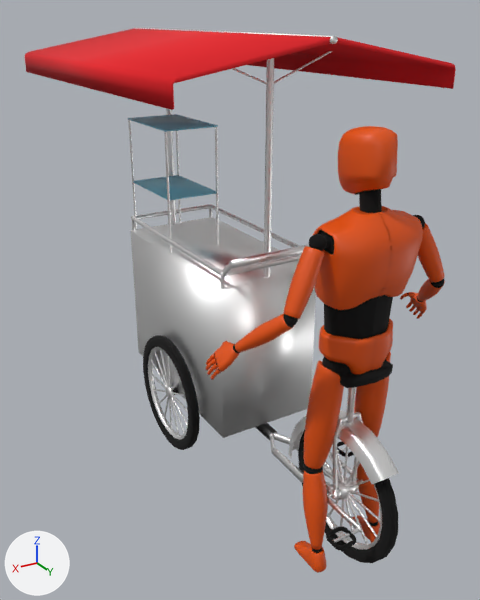
Renders of the glTF model 3d/cube3.glb from each side of a commit.
Camera for both pictures: a 50 mm camera at (153.0, 201.0, 213.0) aimed at (4.0, -48.0, 89.0). The lights are fixed; the arrows at lower left show +X, +Y and +Z. Where no turn or scale is listed for an object, it has been applied to the vertices.

The older version as bpy lines, for what is in view:
```python
mat_material = principled_material('Material')
mat_material.base_color = (1.0, 1.0, 1.0)  # white #ffffff
mat_material.metallic = 1.0
mat_material.roughness = 0.432
me_cube_002 = bpy.data.meshes.new('Cube.002')
me_cube_002.from_pydata(...)  # 2236 vertices, 3904 faces; spans x -62.0..62.0, y -88.0..139.0, z -31.0..176.0
# faces by material slot: [1900, 1928, 24, 52]
me_cube_002.materials.append(mat_black)  # black #000000
me_cube_002.materials.append(mat_material)  # white #ffffff
me_cube_002.materials.append(mat_material_001)  # cyan #7ccee7
me_cube_002.materials.append(mat_material_002)  # red #e71e26
me_obj_character_android1 = bpy.data.meshes.new('obj_character_android1')
me_obj_character_android1.from_pydata(...)  # 12576 vertices, 24440 faces; spans x -52.0..52.0, y -24.0..15.0, z 0.0..179.0
# faces by material slot: [9898, 14542]
me_obj_character_android1.materials.append(mat_black)  # black #000000
me_obj_character_android1.materials.append(mat_material_003)  # orange #e75300
ob_cube_001 = bpy.data.objects.new('Cube.001', me_cube_002)
ob_cube_001.location = (0.0, -77.9, 30.8)
ob_obj_character_android1 = bpy.data.objects.new('obj_character_android1', me_obj_character_android1)
ob_obj_character_android1.location = (0.0, 29.4, 0.0)
```
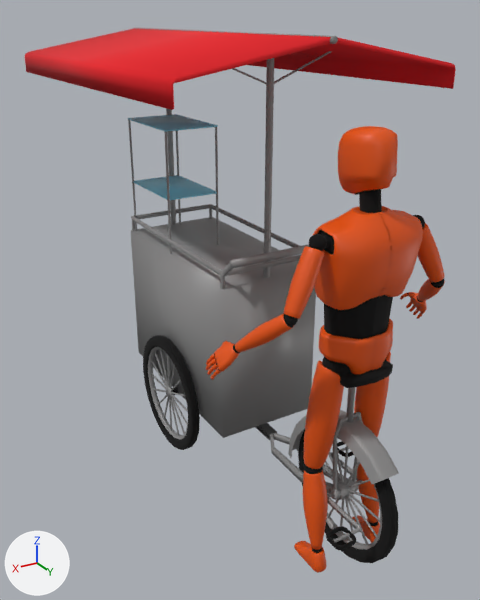
Boxes (x1, y1, x2, y2) around the edits, measured in the pictures (480 x 600 px):
'Cube.001', recoloured, surface changed: (128, 28, 399, 552) in both

The change in detail:
In material 'Material' (mat_material), metallic goes from 1.0 to 0.0.
Material 'Material' (mat_material) changes colour from white #ffffff to grey #8a8a8a; in linear values from (1.0, 1.0, 1.0) to (0.253, 0.253, 0.253).
